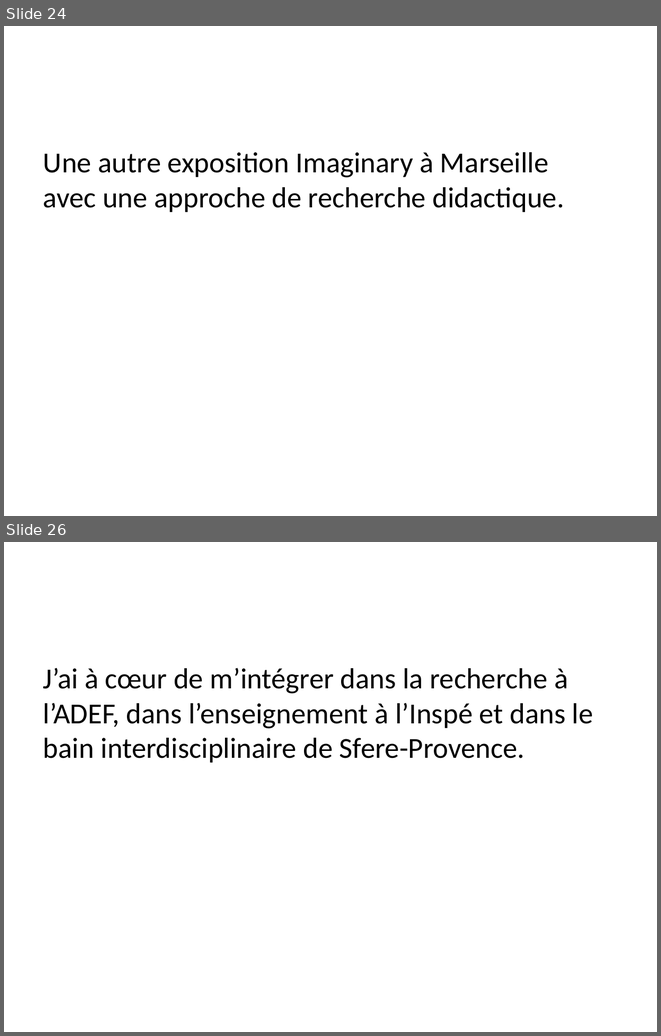
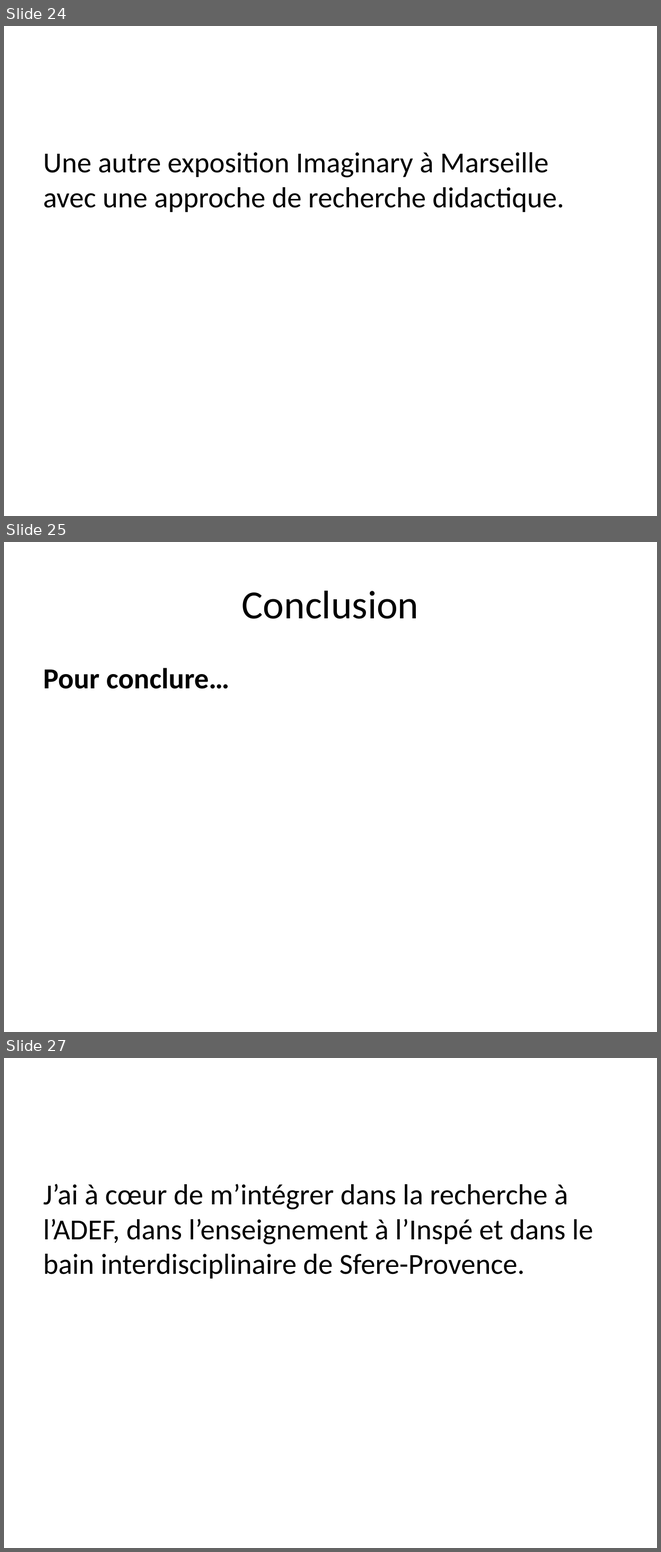
Before and after one commit to albamath/Marseille, a slide deck: 2020-06-01.pptx. Shown one above the other, each under a label of ours: slides 24 and 26 before the commit, slides 24, 25 and 27 after it; the slides between them are not shown. The pictures are 661x1036 and 661x1552 pixels, drawn with LibreOffice and Linux fonts; fonts in the diff are those of the drawing. Boxes give left, top, right and bottom in pixels: in the first picture for what was removed or moved away, otherwise in the second. Text is boxed around its words. In the diff, an @@ line names an element or a change of style, - is before the commit and + after.

```diff
--- a/2020-06-01.pptx
+++ b/2020-06-01.pptx
@@ slide 25 added at bbox=[4, 542, 657, 1032], background #FFFFFF @@
@@ title added at bbox=[242, 590, 419, 619], 44 pt, text #000000 @@
+Conclusion
@@ text added at bbox=[43, 668, 230, 689], 32 pt, text #000000, bold @@
+Pour conclure…
@@ what was slide 26 is now slide 27 @@
```
Also in this commit, not shown: 1 slide changed, 5 other files.
